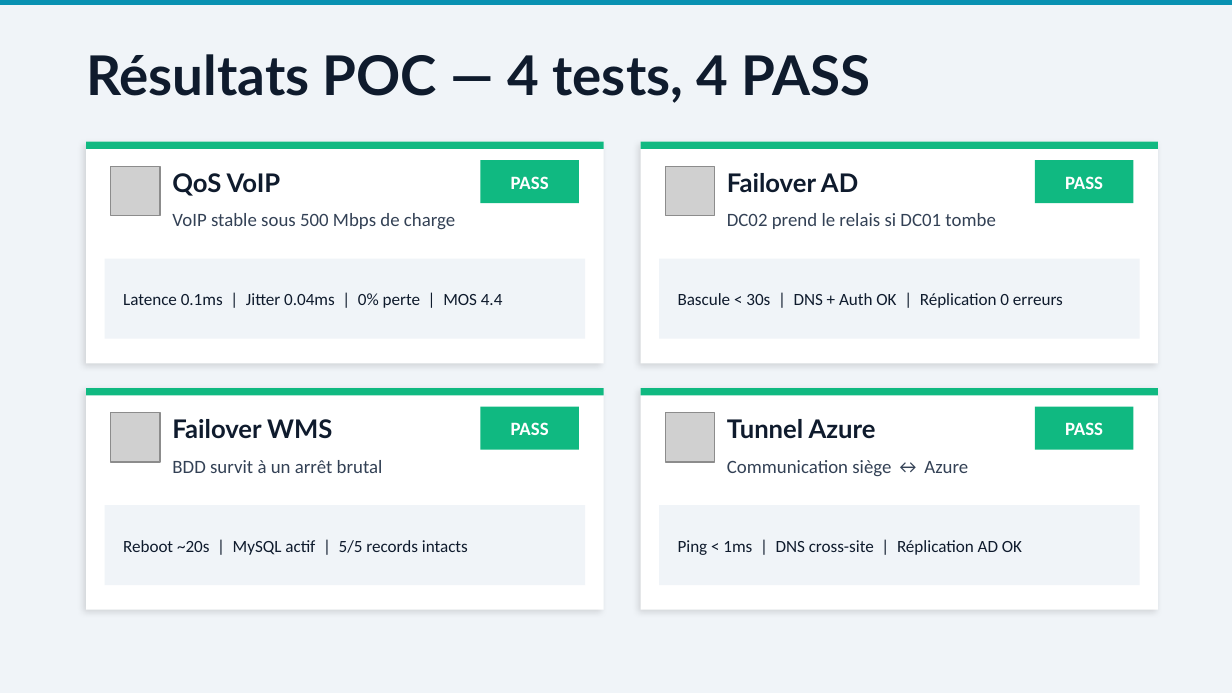
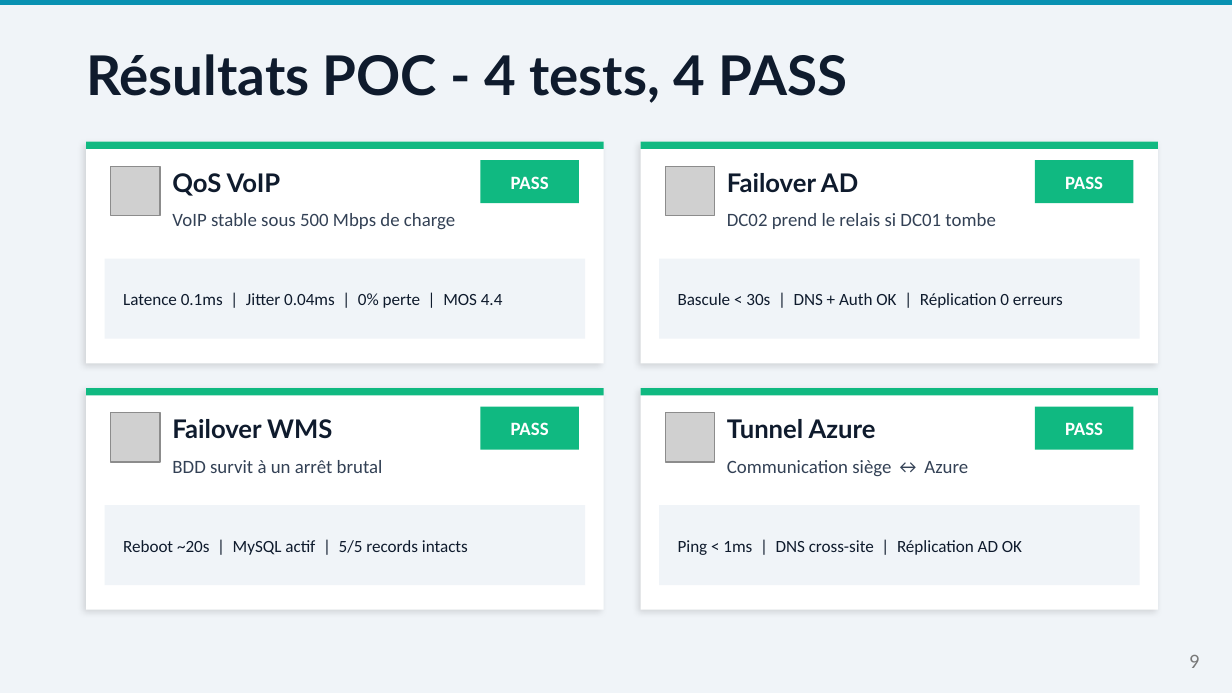
Before and after one commit to AnythingLegalConsidered/MSPR-NordTransit, a slide deck: slide 9 of docs/05-soutenance/MSPR_NordTransit_Presentation.pptx. Drawn at 1232x693 pixels with LibreOffice and Linux fonts; fonts in the diff are those of the drawing; grey boxes stand for pictures. Boxes give left, top, right and bottom in pixels: in the first picture for what was removed or moved away, otherwise in the second. Text is boxed around its words. In the diff, an @@ line names an element or a change of style, - is before the commit and + after.

```diff
--- a/docs/05-soutenance/MSPR_NordTransit_Presentation.pptx
+++ b/docs/05-soutenance/MSPR_NordTransit_Presentation.pptx
@@ text at bbox=[86, 54, 847, 103]: text changed @@
-Résultats POC — 4 tests, 4 PASS
+Résultats POC - 4 tests, 4 PASS
@@ page number added at bbox=[1189, 655, 1199, 668], 12 pt, text #797979 @@
+9
```
Also in this commit, not shown: 11 other slides changed, 16 other files.
